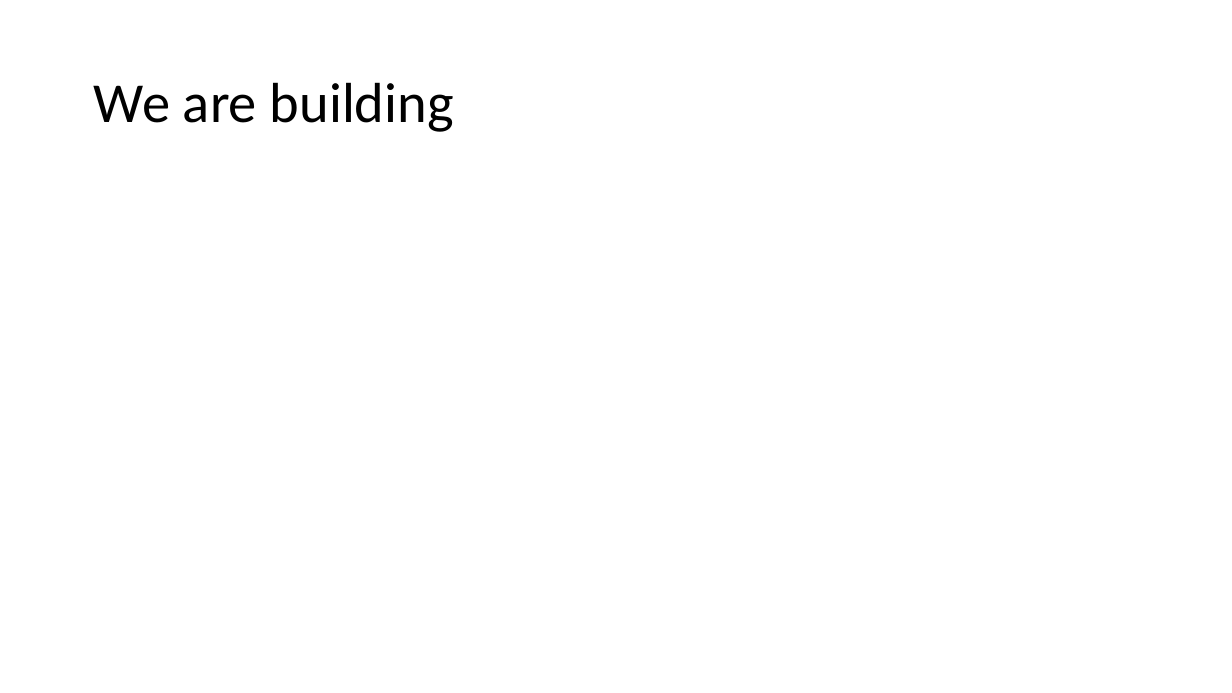
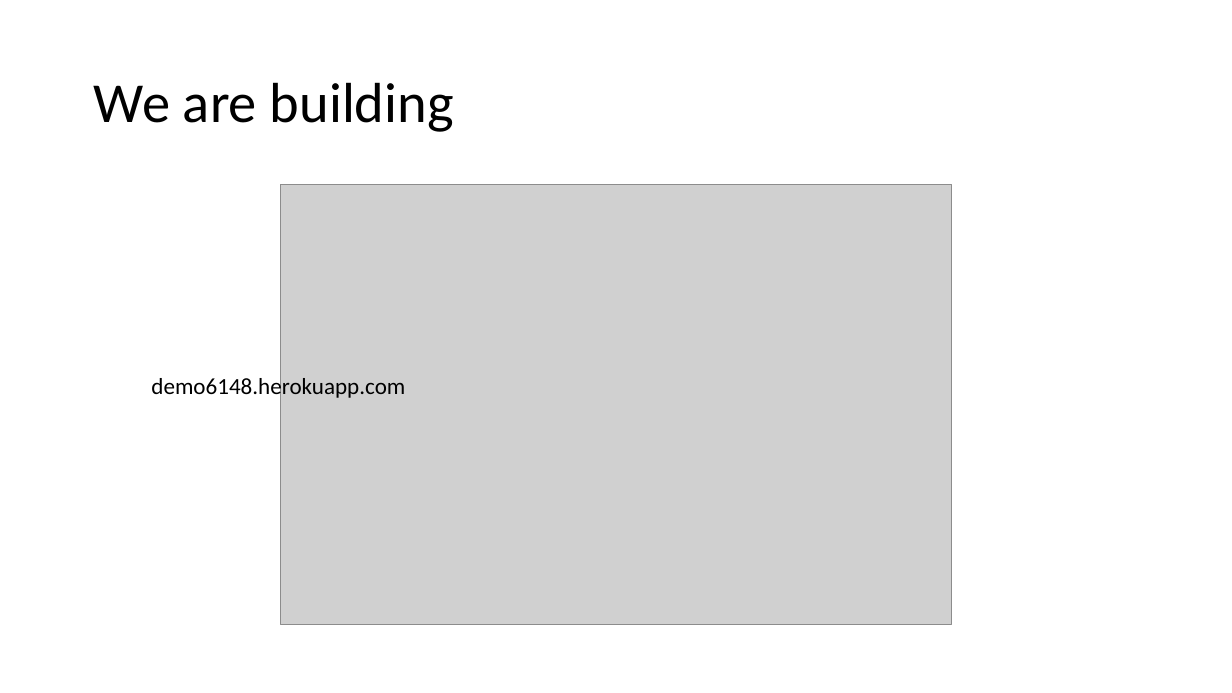
Before and after one commit to aibolit/SixOneFourEight, a slide deck: slide 2 of Presentation.pptx. Drawn at 1232x693 pixels with LibreOffice and Linux fonts; fonts in the diff are those of the drawing; grey boxes stand for pictures. Boxes give left, top, right and bottom in pixels: in the first picture for what was removed or moved away, otherwise in the second. Text is boxed around its words. In the diff, an @@ line names an element or a change of style, - is before the commit and + after.

```diff
--- a/Presentation.pptx
+++ b/Presentation.pptx
@@ picture added at [280,185,952,625] @@
@@ text added at [151,375,405,401], 18 pt, text #000000 @@
+demo6148.herokuapp.com
```
Also in this commit, not shown: 4 other slides changed.
